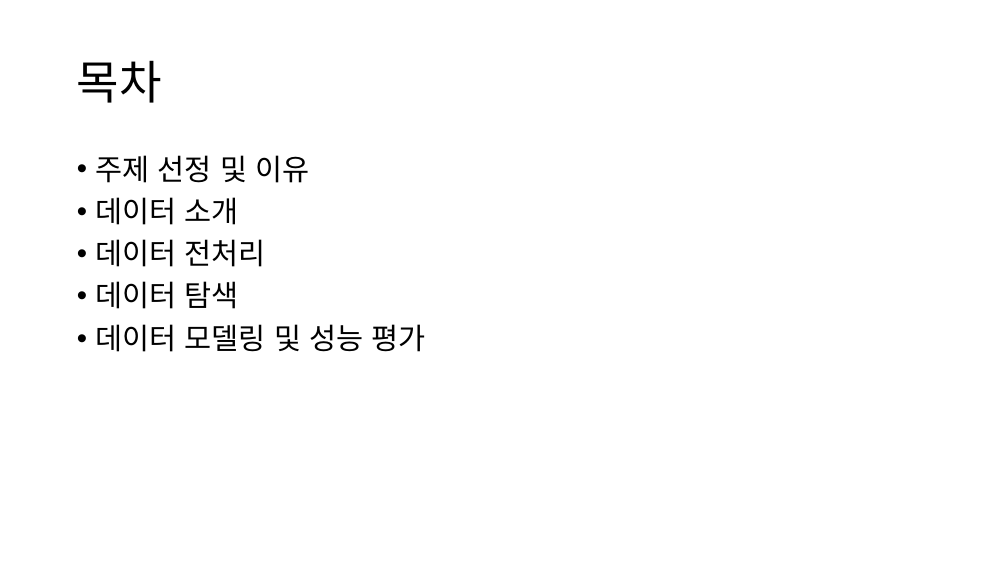
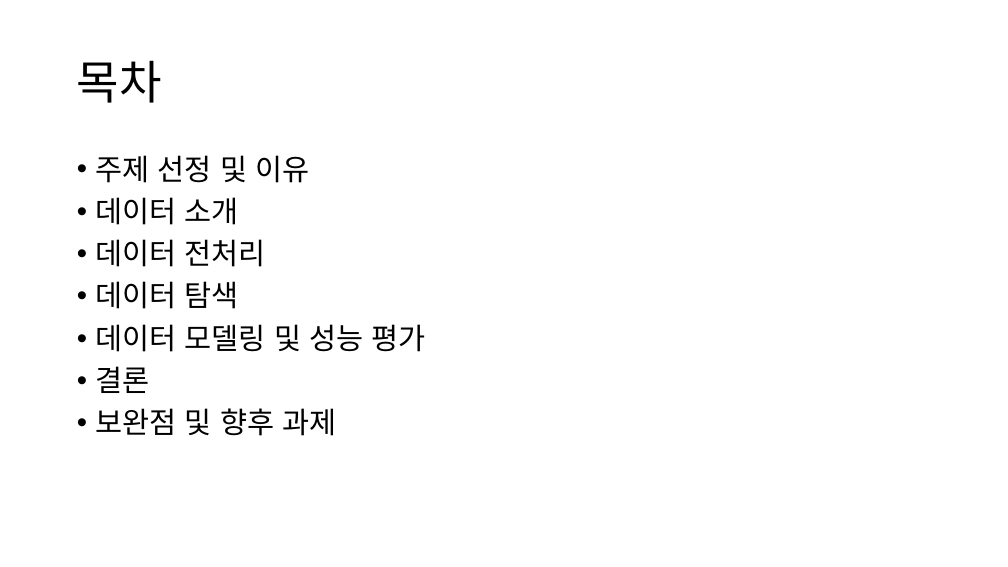
Before and after one commit to nyeoni/R-bike-analysis, a slide deck: slide 2 of FinalProject.pptx. Drawn at 1008x567 pixels with LibreOffice and Linux fonts; fonts in the diff are those of the drawing. Boxes give left, top, right and bottom in pixels: in the first picture for what was removed or moved away, otherwise in the second. Text is boxed around its words. In the diff, an @@ line names an element or a change of style, - is before the commit and + after.

```diff
--- a/FinalProject.pptx
+++ b/FinalProject.pptx
@@ text at (96,366,336,436): paragraphs added @@
+• 결론
+• 보완점 및 향후 과제
```
Also in this commit, not shown: 9 other slides changed, 3 slides added, 5 slides removed, 1 other file.
